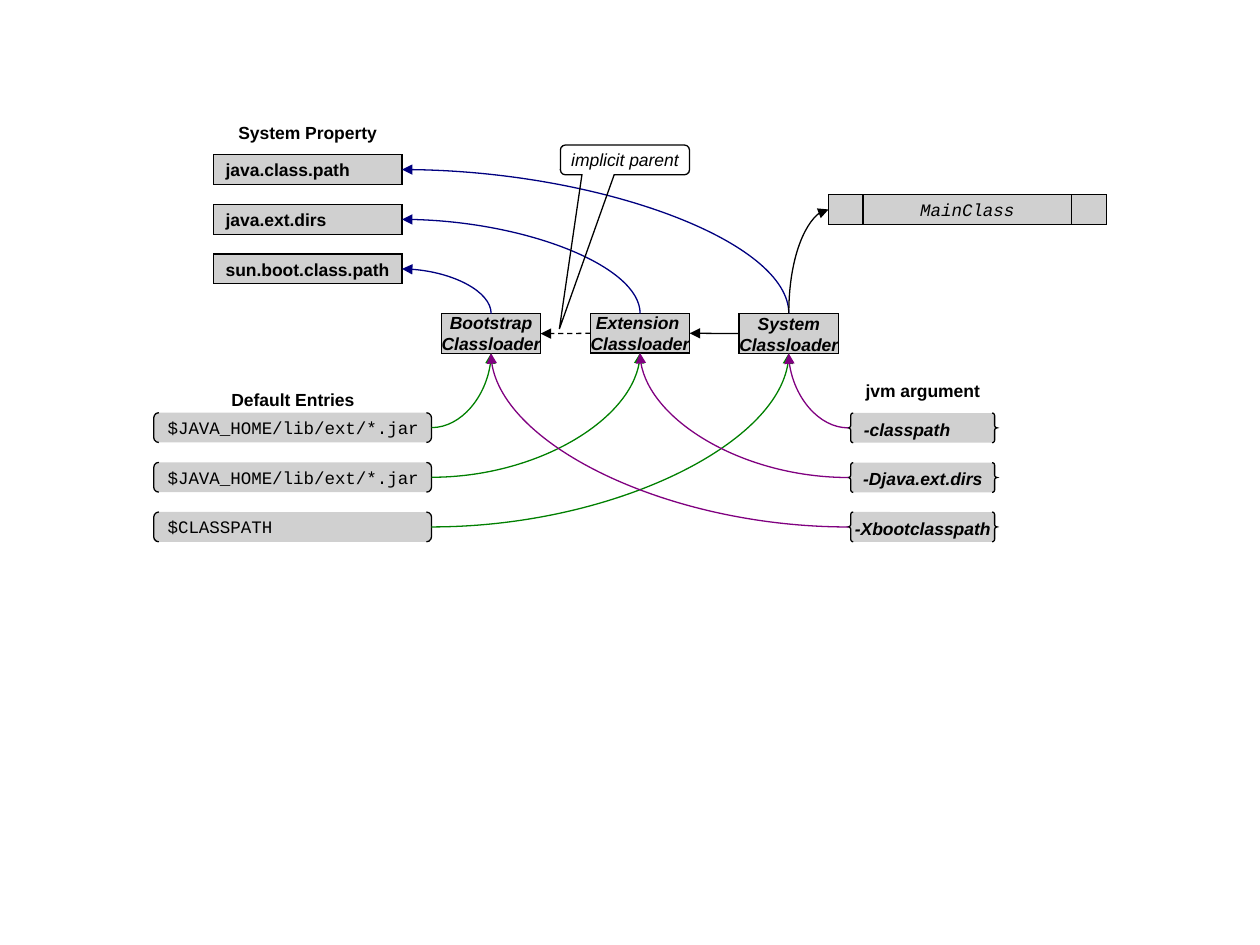
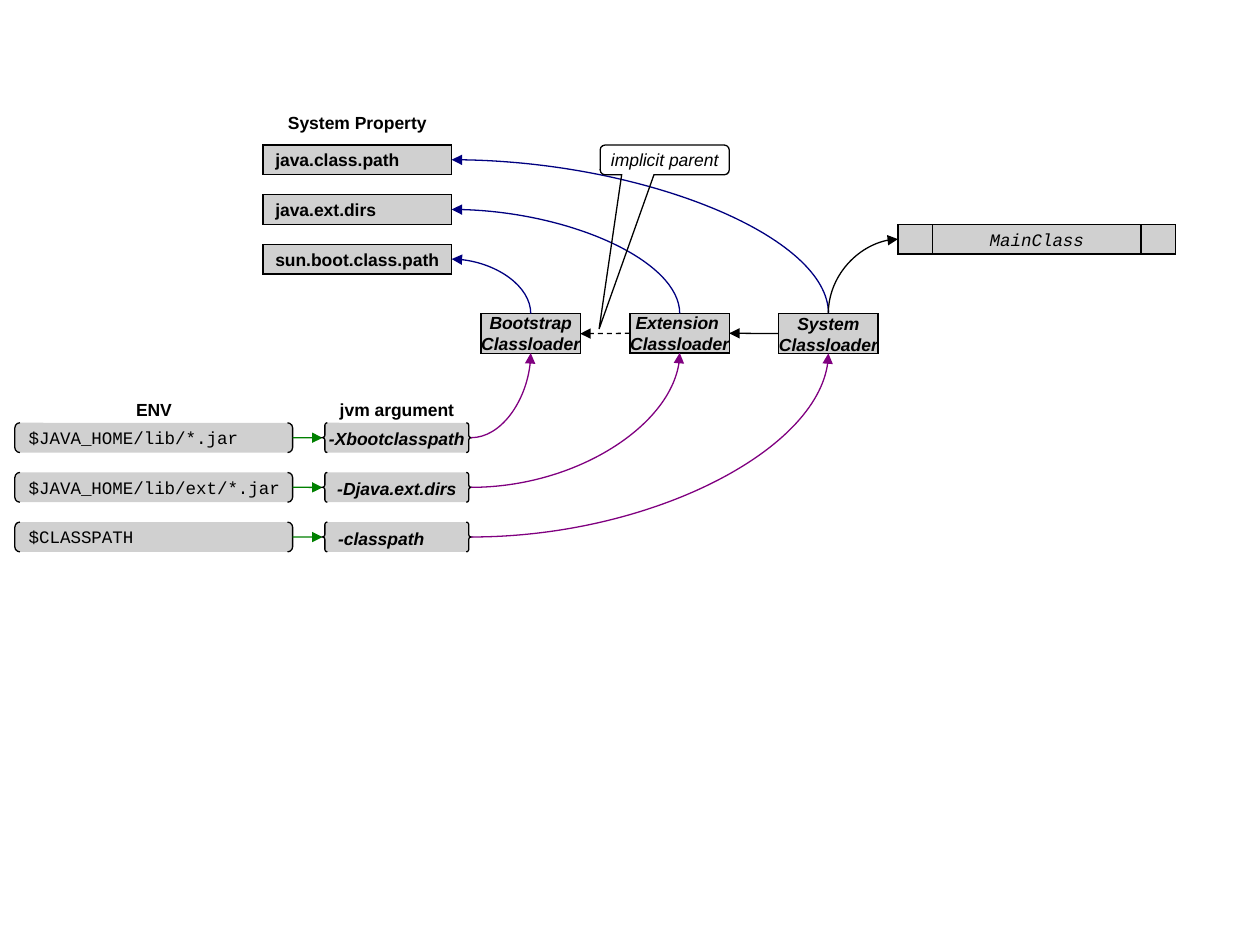
Before and after one commit to antlibs/ant-classloader, a slide deck: slide 3 of etc/misc/classloader.ppt. Drawn at 1260x945 pixels with LibreOffice and Linux fonts; fonts in the diff are those of the drawing; grey boxes stand for pictures. Boxes give left, top, right and bottom in pixels: in the first picture for what was removed or moved away, otherwise in the second. Text is boxed around its words. In the diff, an @@ line names an element or a change of style, - is before the commit and + after.

```diff
--- a/etc/misc/classloader.ppt
+++ b/etc/misc/classloader.ppt
@@ 3 pictures, 1 text: place and size @@
-3 pictures, 1 text at bbox=[213, 126, 402, 285]
+3 pictures, 1 text at bbox=[263, 116, 452, 275]
@@ curved arrow moved from (789, 314) - (402, 170) to (829, 314) - (451, 160) @@
@@ curved arrow moved from (640, 314) - (402, 219) to (679, 314) - (451, 209) @@
@@ curved arrow moved from (789, 314) - (829, 209) to (828, 314) - (898, 239) @@
@@ picture "MainClass": place and size @@
-picture "MainClass" at bbox=[828, 195, 1105, 226]
+picture "MainClass" at bbox=[898, 224, 1176, 255]
@@ curved arrow moved from (491, 314) - (402, 268) to (530, 314) - (451, 260) @@
@@ curved arrow removed from (431, 478) to (640, 353) @@
@@ curved arrow removed from (431, 527) to (789, 353) @@
@@ curved arrow moved from (848, 527) - (491, 353) to (471, 537) - (828, 354) @@
@@ curved arrow moved from (848, 478) - (640, 353) to (471, 488) - (679, 353) @@
@@ curved arrow moved from (432, 427) - (491, 353) to (471, 437) - (530, 353) @@
@@ curved arrow (471, 437) - (530, 353): stroke #008000 0.74 pt to #800080 0.74 pt @@
@@ 3 pictures, 2 arrows, 1 rounded speech box: place and size @@
-3 pictures, 2 arrows, 1 rounded speech box at bbox=[441, 145, 839, 354]
+3 pictures, 2 arrows, 1 rounded speech box at bbox=[481, 145, 878, 354]
@@ curved arrow removed from (848, 428) to (789, 353) @@
@@ text added at bbox=[136, 404, 172, 416], 10 pt, text #000000, bold @@
+ENV
@@ text removed at bbox=[231, 393, 354, 406] @@
-Default Entries
@@ text "jvm argument": place and size @@
-text "jvm argument" at bbox=[866, 384, 979, 401]
+text "jvm argument" at bbox=[340, 403, 454, 420]
@@ 3 pictures: place and size @@
-3 pictures at bbox=[154, 413, 431, 542]
+3 pictures at bbox=[15, 423, 292, 552]
@@ text in picture at bbox=[29, 432, 238, 448]: text changed @@
-$JAVA_HOME/lib/ext/*.jar
+$JAVA_HOME/lib/*.jar
@@ curved arrow added from (292, 437) to (323, 437), #008000 0.74 pt @@
@@ picture "-Xbootclasspath": place and size @@
-picture "-Xbootclasspath" at bbox=[848, 512, 997, 542]
+picture "-Xbootclasspath" at bbox=[323, 423, 471, 454]
@@ picture "-Djava.ext.dirs": place and size @@
-picture "-Djava.ext.dirs" at bbox=[848, 462, 997, 493]
+picture "-Djava.ext.dirs" at bbox=[323, 472, 471, 503]
@@ curved arrow added from (292, 488) to (323, 488), #008000 0.74 pt @@
@@ curved arrow added from (292, 537) to (323, 537), #008000 0.74 pt @@
@@ picture "-classpath": place and size @@
-picture "-classpath" at bbox=[848, 413, 997, 444]
+picture "-classpath" at bbox=[323, 522, 471, 552]
```
Also in this commit, not shown: 2 other slides changed, 1 slide added.
